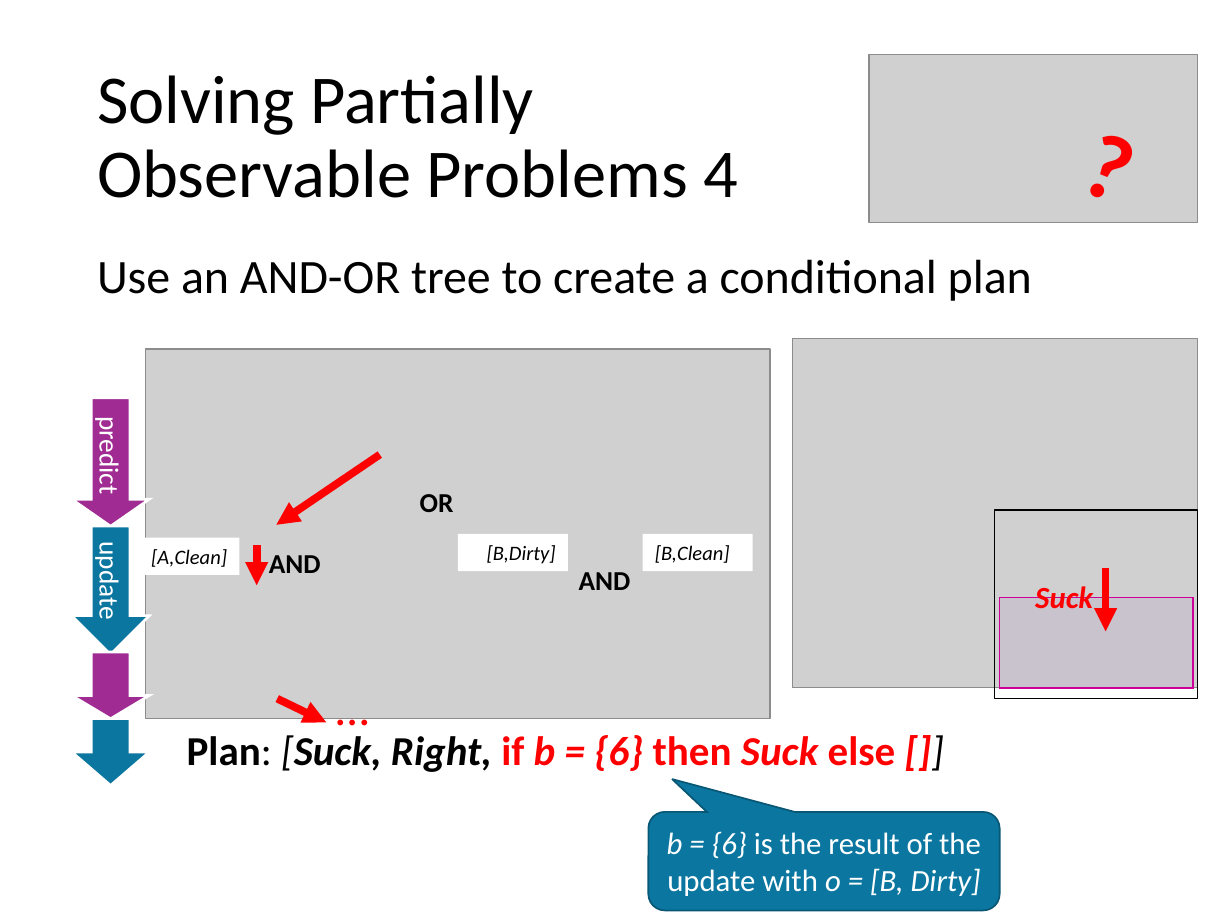
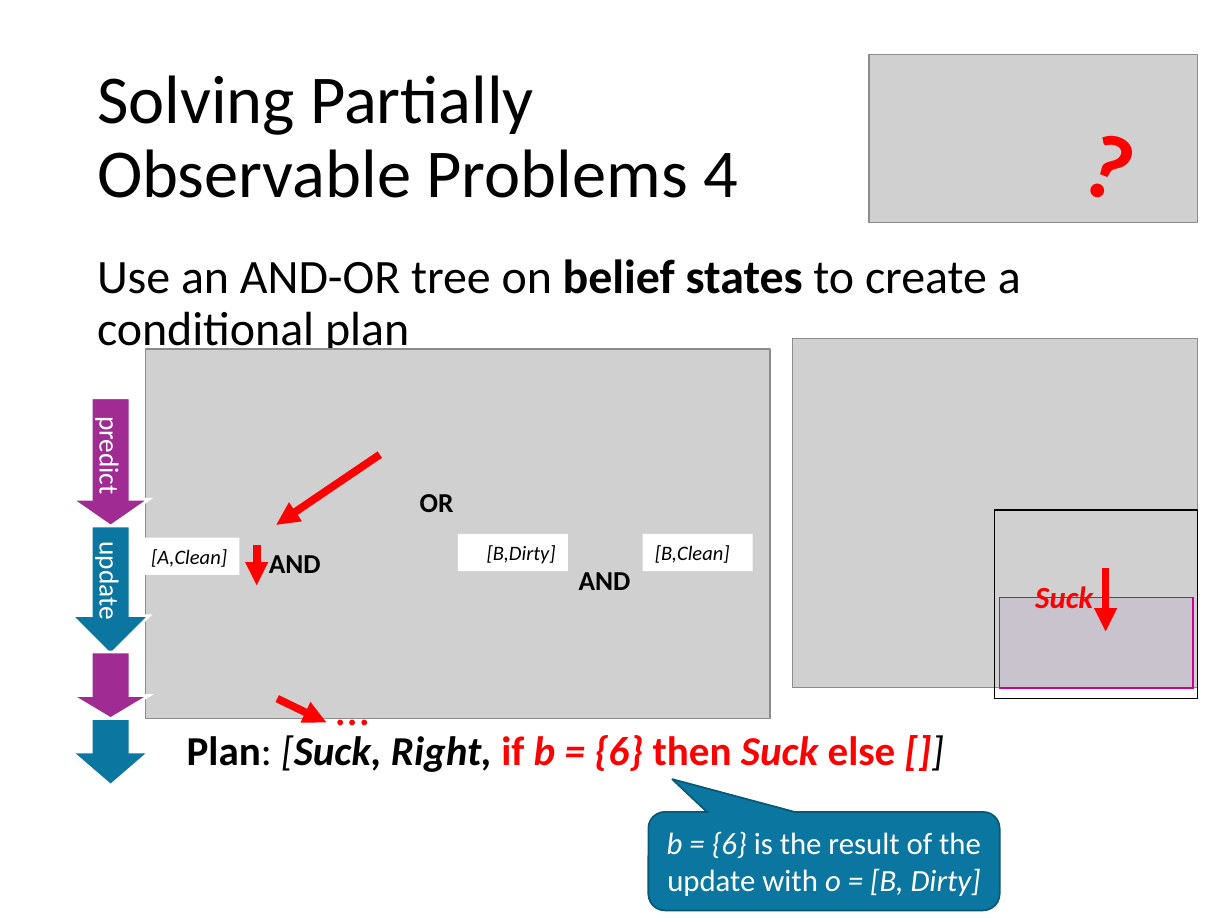
Before and after one commit to mhahsler/CS7320-AI, a slide deck: slide 14 of slides/04_search_with_uncertainty_discussion.pptx. Drawn at 1232x924 pixels with LibreOffice and Linux fonts; fonts in the diff are those of the drawing; grey boxes stand for pictures. Boxes give left, top, right and bottom in pixels: in the first picture for what was removed or moved away, otherwise in the second. Text is boxed around its words. In the diff, an @@ line names an element or a change of style, - is before the commit and + after.

```diff
--- a/slides/04_search_with_uncertainty_discussion.pptx
+++ b/slides/04_search_with_uncertainty_discussion.pptx
@@ text at <box>97,259,1021,357</box>: text changed @@
-Use an AND-OR tree to create a conditional plan
+Use an AND-OR tree on belief states to create a conditional plan
```
Also in this commit, not shown: 3 other slides changed, 1 other file.
